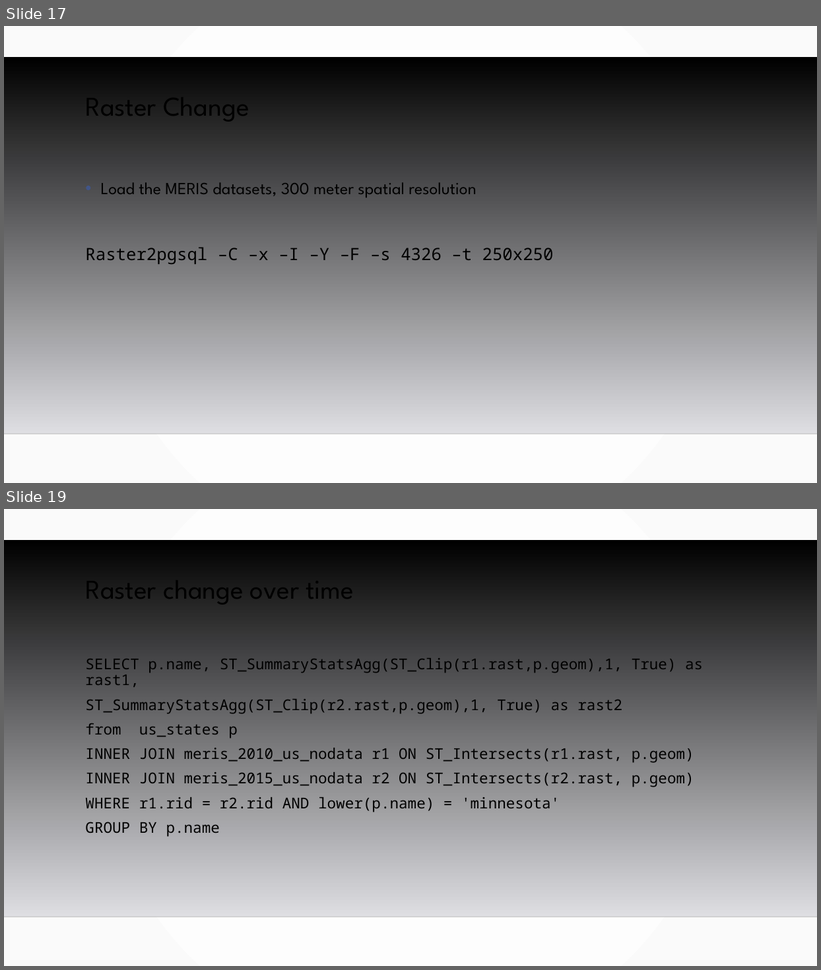
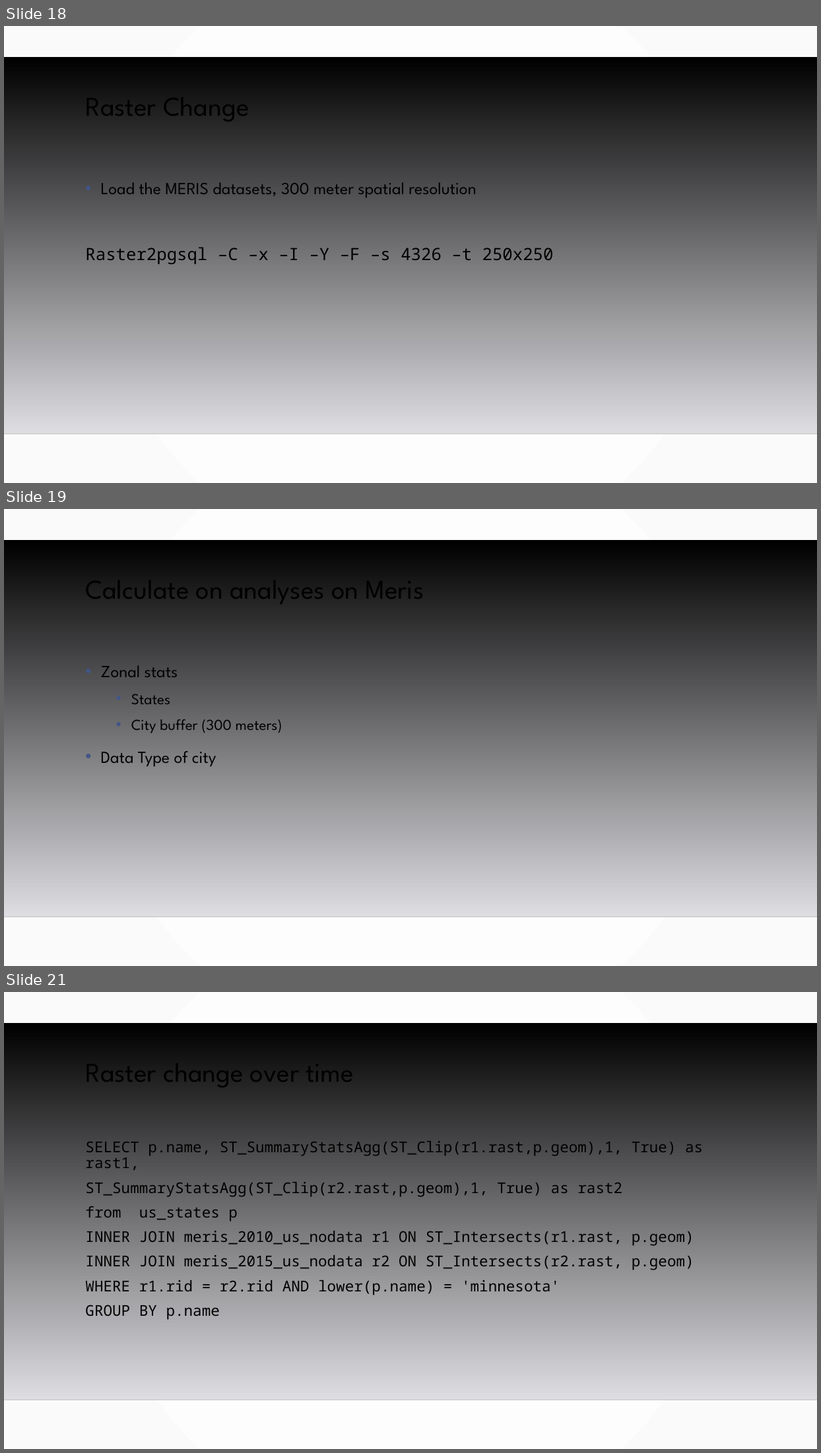
Before and after one commit to MGIS-UMN/GIS5577_week8, a slide deck: Raster_analysis.odp. Shown one above the other, each under a label of ours: slides 17 and 19 before the commit, slides 18, 19 and 21 after it; the slides between them are not shown. The pictures are 821x970 and 821x1453 pixels, drawn with LibreOffice and Linux fonts; fonts in the diff are those of the drawing; background and template pictures are left out. Boxes give left, top, right and bottom in pixels: in the first picture for what was removed or moved away, otherwise in the second. Text is boxed around its words. In the diff, an @@ line names an element or a change of style, - is before the commit and + after.

```diff
--- a/Raster_analysis.odp
+++ b/Raster_analysis.odp
@@ slide 19 added at box(4, 509, 817, 966), background gradient #FFFFFF to #FAFAFA; not listed: 2 template elements that a slide beside it also shows @@
@@ title added at box(85, 568, 424, 608), 32 pt, text #000000 @@
+Calculate on analyses on Meris
@@ text added at box(101, 665, 283, 766), 18 pt, text #000000 @@
+• Zonal stats
+  • States
+  • City buffer (300 meters)
+• Data Type of city
@@ what was slide 17 is now slide 18 @@
@@ what was slide 19 is now slide 21 @@
```
Also in this commit, not shown: 1 slide changed, 1 other slide added, 16 other files.
